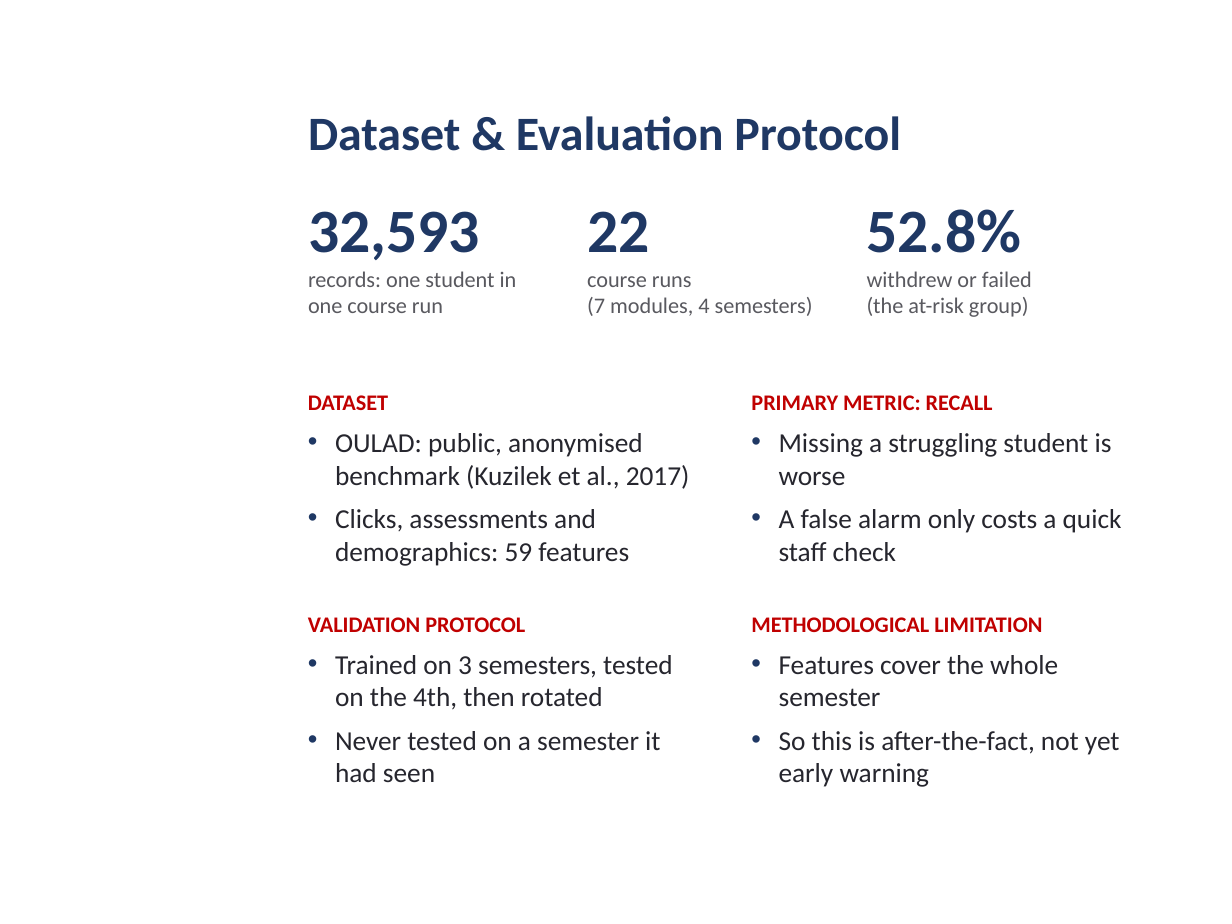
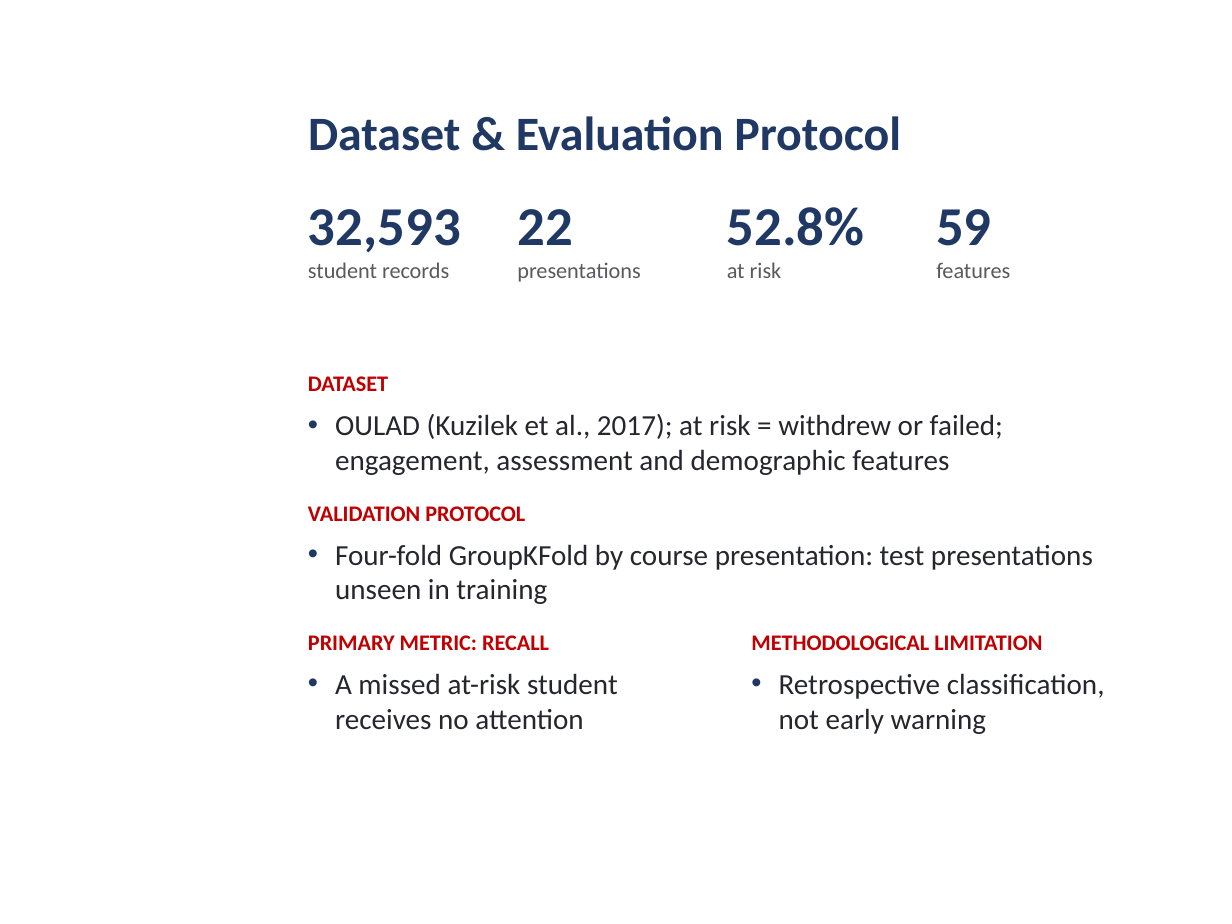
Before and after one commit to daniel-larry/python-run-result, a slide deck: slide 7 of Internal_Defense_Presentation.pptx. Drawn at 1232x924 pixels with LibreOffice and Linux fonts; fonts in the diff are those of the drawing; background and template pictures are left out. Boxes give left, top, right and bottom in pixels: in the first picture for what was removed or moved away, otherwise in the second. Text is boxed around its words. In the diff, an @@ line names an element or a change of style, - is before the commit and + after.

```diff
--- a/Internal_Defense_Presentation.pptx
+++ b/Internal_Defense_Presentation.pptx
@@ text at bbox=[308, 209, 461, 252]: size 36 to 32 pt in "32,593" @@
@@ text at bbox=[517, 209, 572, 245]: size 36 to 32 pt in "22" @@
@@ text "22": place and size @@
-text "22" at bbox=[587, 211, 813, 316]
+text "22" at bbox=[517, 209, 640, 282]
@@ text at bbox=[727, 207, 865, 246]: size 36 to 32 pt in "52.8%" @@
@@ text "52.8%": place and size @@
-text "52.8%" at bbox=[867, 209, 1032, 317]
+text "52.8%" at bbox=[727, 207, 865, 278]
@@ text at bbox=[936, 209, 1010, 278]: text changed; size 16 to 13 pt; text colour #26262E to #59595F @@
-DATASET
-• OULAD: public, anonymised benchmark (Kuzilek et al., 2017)
-• Clicks, assessments and demographics: 59 features
+59
+features
@@ text at bbox=[308, 262, 449, 278]: text changed @@
-records: one student in
-one course run
+student records
@@ text at bbox=[517, 262, 640, 282]: text changed @@
-course runs
-(7 modules, 4 semesters)
+presentations
@@ text at bbox=[727, 262, 782, 278]: text changed @@
-withdrew or failed
-(the at-risk group)
+at risk
@@ text added at bbox=[308, 376, 1003, 475], 17 pt, text #26262E @@
+DATASET
+• OULAD (Kuzilek et al., 2017); at risk = withdrew or failed; engagement, assessment and demographic features
@@ text at bbox=[308, 506, 1093, 604]: text changed; size 16 to 17 pt @@
-PRIMARY METRIC: RECALL
-• Missing a struggling student is worse
-• A false alarm only costs a quick staff check
+VALIDATION PROTOCOL
+• Four-fold GroupKFold by course presentation: test presentations unseen in training
@@ text removed at bbox=[308, 617, 673, 782] @@
-VALIDATION PROTOCOL
-• Trained on 3 semesters, tested on the 4th, then rotated
-• Never tested on a semester it had seen
@@ text "METHODOLOGICAL LIMITATION": place and size @@
-text "METHODOLOGICAL LIMITATION" at bbox=[751, 617, 1120, 787]
+text "METHODOLOGICAL LIMITATION" at bbox=[751, 635, 1105, 734]
@@ text added at bbox=[308, 635, 618, 730], 17 pt, text #26262E @@
+PRIMARY METRIC: RECALL
+• A missed at-risk student receives no attention
@@ text at bbox=[779, 673, 1105, 734]: text changed; size 16 to 17 pt @@
-• Features cover the whole semester
-• So this is after-the-fact, not yet early warning
+• Retrospective classification, not early warning
```
Also in this commit, not shown: 10 other slides changed.
